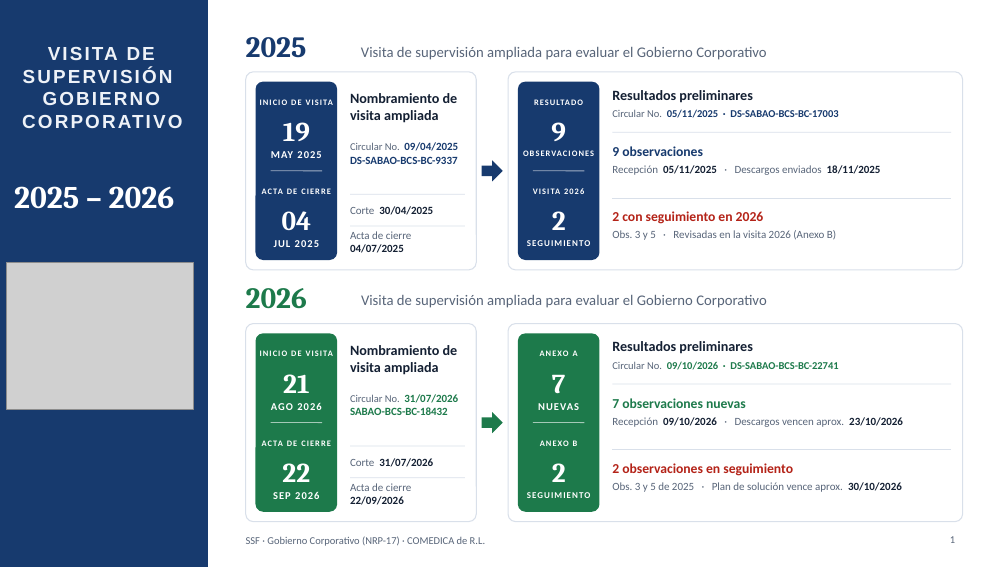
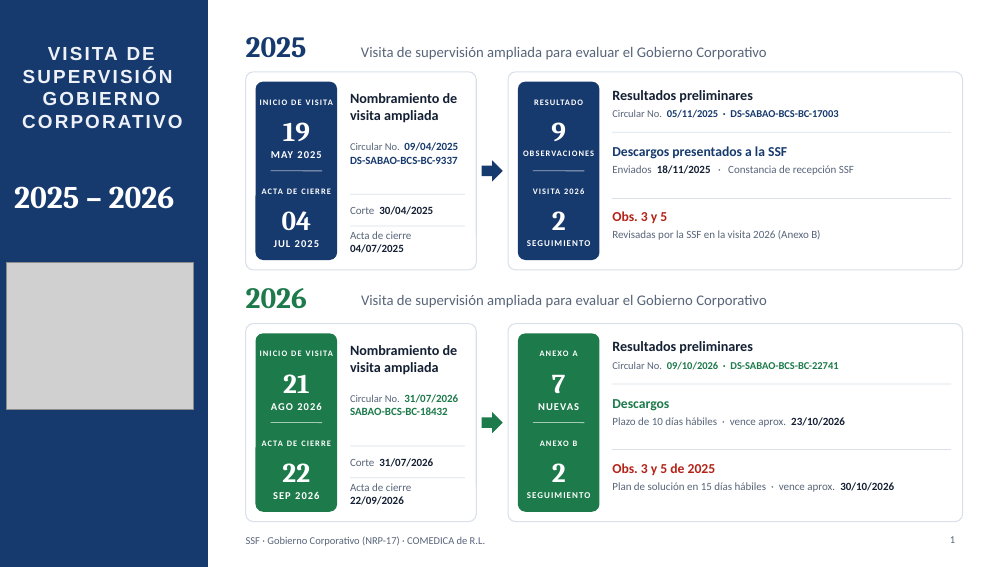
Before and after one commit to menjivar201280/riesgo, a slide deck: slide 1 of supervision-gobierno-corporativo/Supervision_GC_SSF_COMEDICA_2025-2026.pptx. Drawn at 1008x567 pixels with LibreOffice and Linux fonts; fonts in the diff are those of the drawing; grey boxes stand for pictures. Boxes give left, top, right and bottom in pixels: in the first picture for what was removed or moved away, otherwise in the second. Text is boxed around its words. In the diff, an @@ line names an element or a change of style, - is before the commit and + after.

```diff
--- a/supervision-gobierno-corporativo/Supervision_GC_SSF_COMEDICA_2025-2026.pptx
+++ b/supervision-gobierno-corporativo/Supervision_GC_SSF_COMEDICA_2025-2026.pptx
@@ text at (612, 146, 854, 175): text changed @@
-9 observaciones
-Recepción 05/11/2025 · Descargos enviados 18/11/2025
+Descargos presentados a la SSF
+Enviados 18/11/2025 · Constancia de recepción SSF
@@ text at (612, 211, 820, 240): text changed @@
-2 con seguimiento en 2026
-Obs. 3 y 5 · Revisadas en la visita 2026 (Anexo B)
+Obs. 3 y 5
+Revisadas por la SSF en la visita 2026 (Anexo B)
@@ text at (612, 399, 845, 427): text changed; bold off @@
-7 observaciones nuevas
-Recepción 09/10/2026 · Descargos vencen aprox. 23/10/2026
+Descargos
+Plazo de 10 días hábiles · vence aprox. 23/10/2026
@@ text at (612, 463, 894, 492): text changed @@
-2 observaciones en seguimiento
-Obs. 3 y 5 de 2025 · Plan de solución vence aprox. 30/10/2026
+Obs. 3 y 5 de 2025
+Plan de solución en 15 días hábiles · vence aprox. 30/10/2026
```
Also in this commit, not shown: 1 other slide changed.
